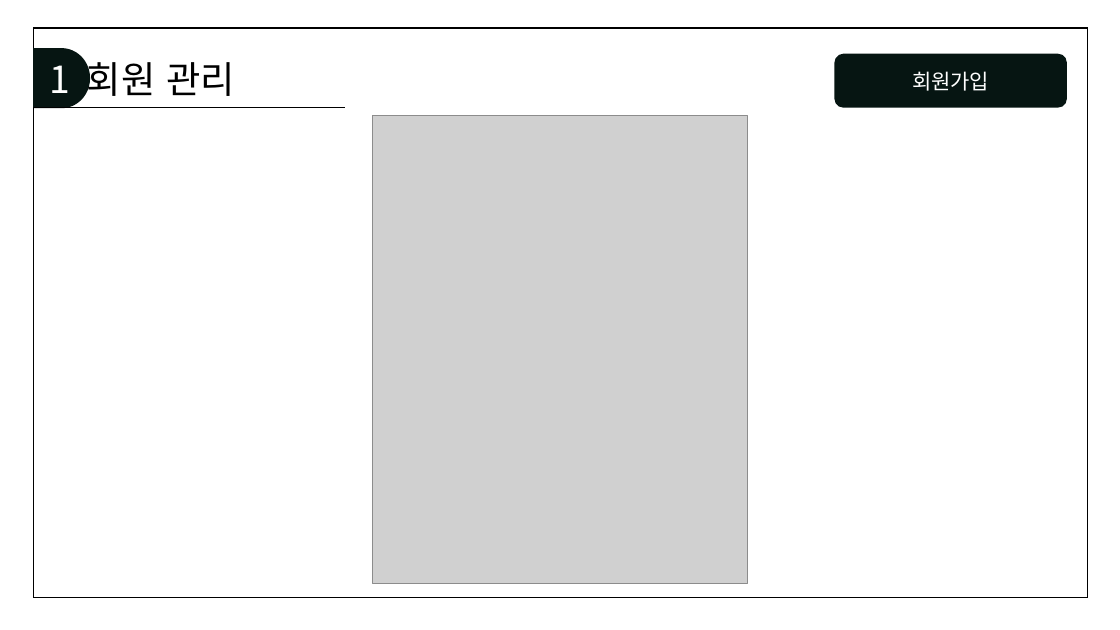
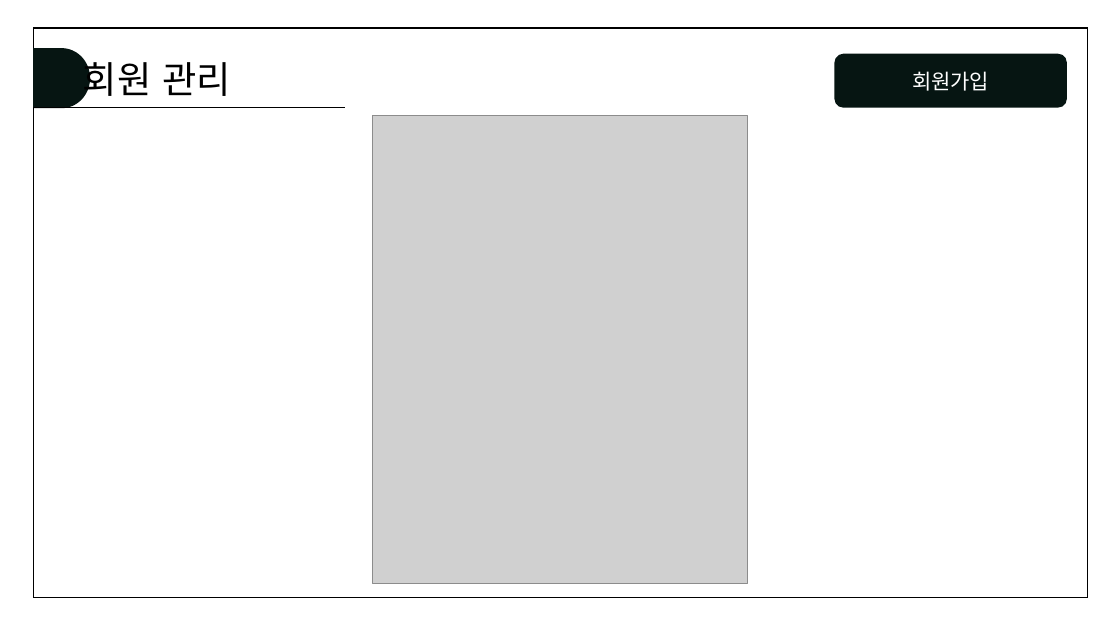
Before and after one commit to juhyeonjong2/DongStagram, a slide deck: slide 3 of Documents/5. 설계/2. 스토리보드/화면설계서.pptx (slide 4 before the commit). Drawn at 1120x630 pixels with LibreOffice and Linux fonts; fonts in the diff are those of the drawing; grey boxes stand for pictures. Boxes give left, top, right and bottom in pixels: in the first picture for what was removed or moved away, otherwise in the second. Text is boxed around its words. In the diff, an @@ line names an element or a change of style, - is before the commit and + after.

```diff
--- a/Documents/5. 설계/2. 스토리보드/화면설계서.pptx
+++ b/Documents/5. 설계/2. 스토리보드/화면설계서.pptx
@@ text at (x1=83, y1=58, x2=231, y2=98): text changed @@
-1 회원 관리
+회원 관리
```
Also in this commit, not shown: 1 other slide changed, 7 slides added, 1 slide removed.
